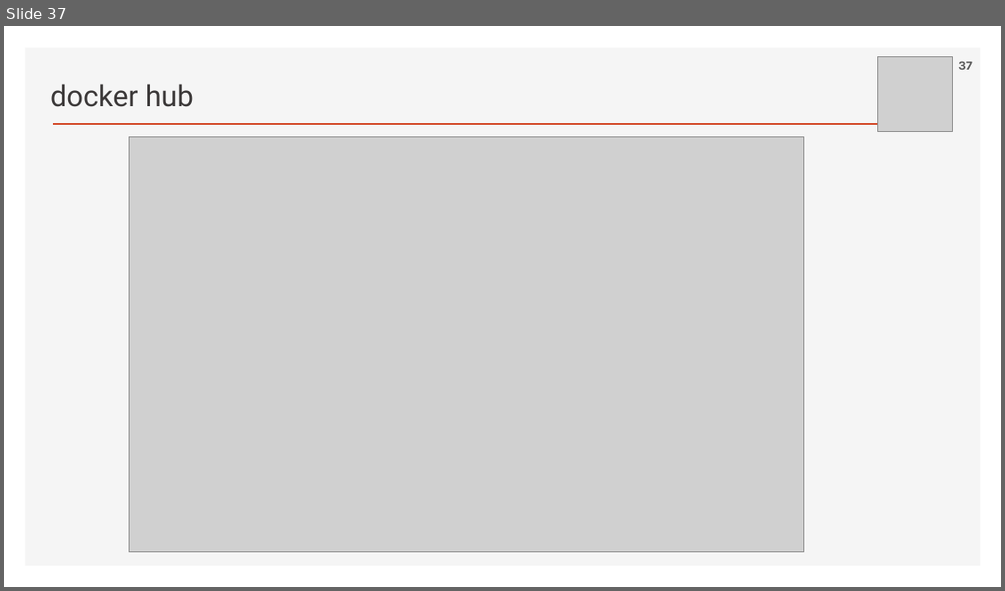
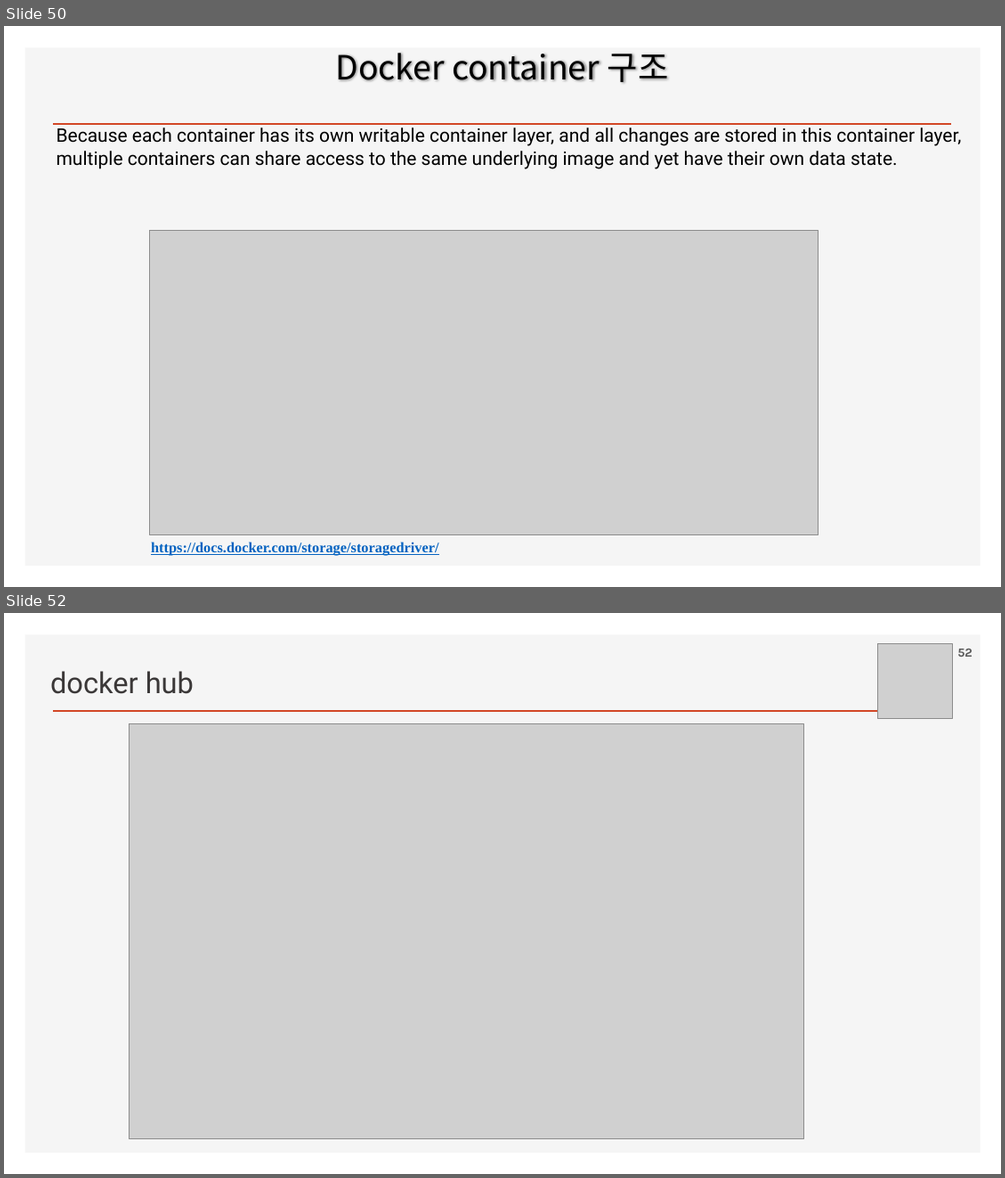
Before and after one commit to ancestor9/2026_Fall_Application-Deployment, a slide deck: App Deployment.pptx. Shown one above the other, each under a label of ours: slide 37 before the commit, slides 50 and 52 after it; the slides between them are not shown. The pictures are 1005x591 and 1005x1178 pixels, drawn with LibreOffice and Linux fonts; fonts in the diff are those of the drawing; grey boxes stand for pictures; background and template pictures are left out. Boxes give left, top, right and bottom in pixels: in the first picture for what was removed or moved away, otherwise in the second. Text is boxed around its words. In the diff, an @@ line names an element or a change of style, - is before the commit and + after.

```diff
--- a/App Deployment.pptx
+++ b/App Deployment.pptx
@@ slide 50 added at <box>4,26,1001,587</box>, background #FFFFFF; not listed: 2 template elements that a slide beside it also shows @@
@@ title added at <box>335,53,669,83</box>, 32 pt, text #000000 @@
+Docker container 구조
@@ text added at <box>57,127,961,169</box>, 18 pt, text #000000 @@
+Because each container has its own writable container layer, and all changes are stored in this container layer, multiple containers can share access to the same underlying image and yet have their own data state.
@@ picture added at <box>149,230,817,534</box> @@
@@ text added at <box>151,541,439,556</box>, 14 pt, text #0563C1, bold, underline @@
+https://docs.docker.com/storage/storagedriver/
@@ what was slide 37 is now slide 52 @@
@@ page number at <box>957,649,972,657</box>: text changed @@
-37
+52
```
Also in this commit, not shown: 2 slides changed, 19 other slides added, 1 slide removed.
